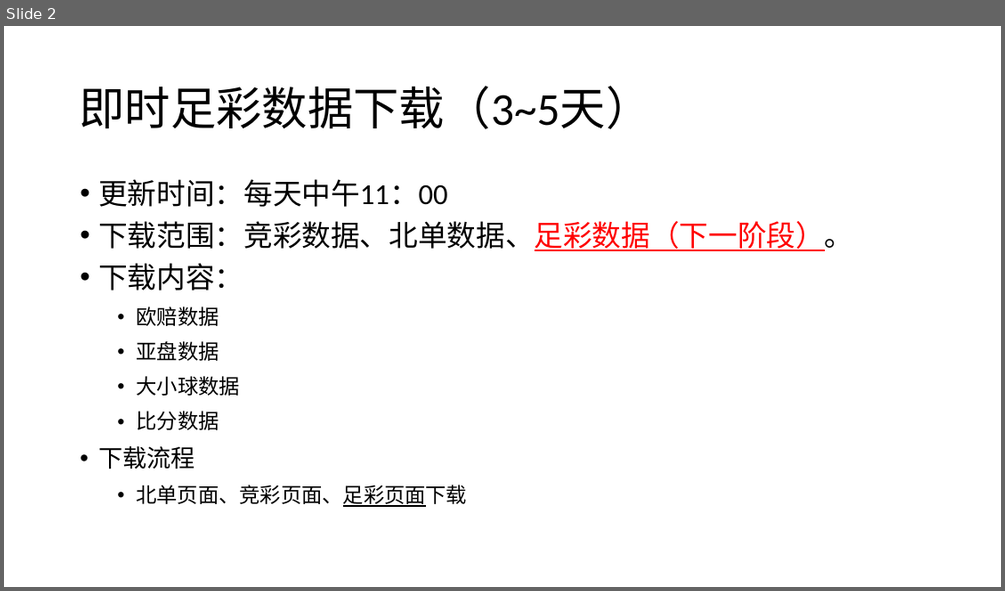
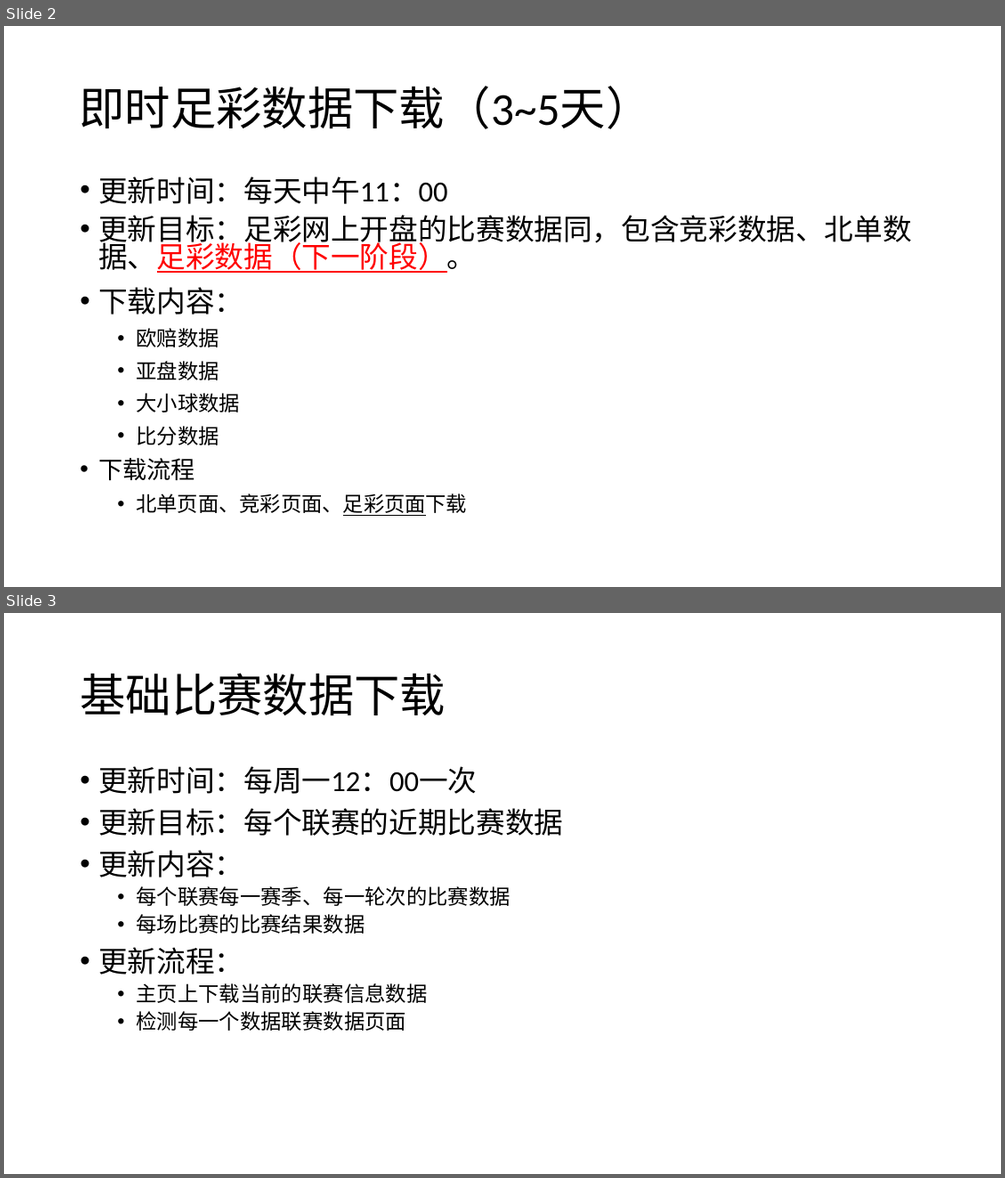
Before and after one commit to dsjzzwdy0/Soccer-web, a slide deck: 设计文档/设计图纸.pptx. Shown one above the other, each under a label of ours: slide 2 before the commit, slides 2 and 3 after it. The pictures are 1005x591 and 1005x1178 pixels, drawn with LibreOffice and Linux fonts; fonts in the diff are those of the drawing. Boxes give left, top, right and bottom in pixels: in the first picture for what was removed or moved away, otherwise in the second. Text is boxed around its words. In the diff, an @@ line names an element or a change of style, - is before the commit and + after.

```diff
--- a/设计文档/设计图纸.pptx
+++ b/设计文档/设计图纸.pptx
@@ slide 3 added at <box>4,613,1001,1174</box>, background #FFFFFF @@
@@ title added at <box>80,673,445,715</box>, 44 pt, text #000000 @@
+基础比赛数据下载
@@ text added at <box>98,766,563,1030</box>, 20 pt, text #000000 @@
+• 更新时间：每周一12：00一次
+• 更新目标：每个联赛的近期比赛数据
+• 更新内容：
+  • 每个联赛每一赛季、每一轮次的比赛数据
+  • 每场比赛的比赛结果数据
+• 更新流程：
+  • 主页上下载当前的联赛信息数据
+  • 检测每一个数据联赛数据页面
@@ slide 2 changed as well @@
@@ text at <box>98,176,467,516</box>: line spacing 0.9 to 0.8 @@
@@ text at <box>98,215,911,273</box>: text changed @@
-• 下载范围：竞彩数据、北单数据、足彩数据（下一阶段）。
+• 更新目标：足彩网上开盘的比赛数据同，包含竞彩数据、北单数据、足彩数据（下一阶段）。
```
Also in this commit, not shown: 1 slide removed, 14 other files.
